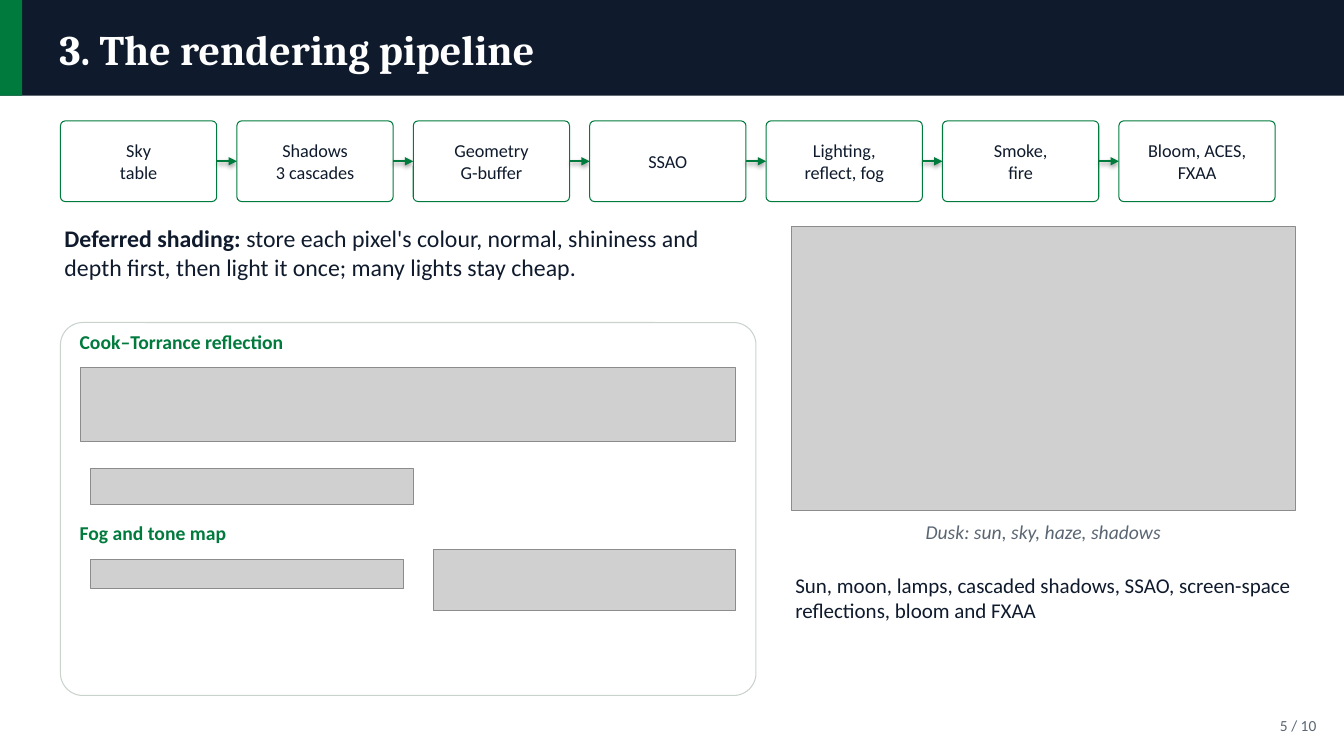
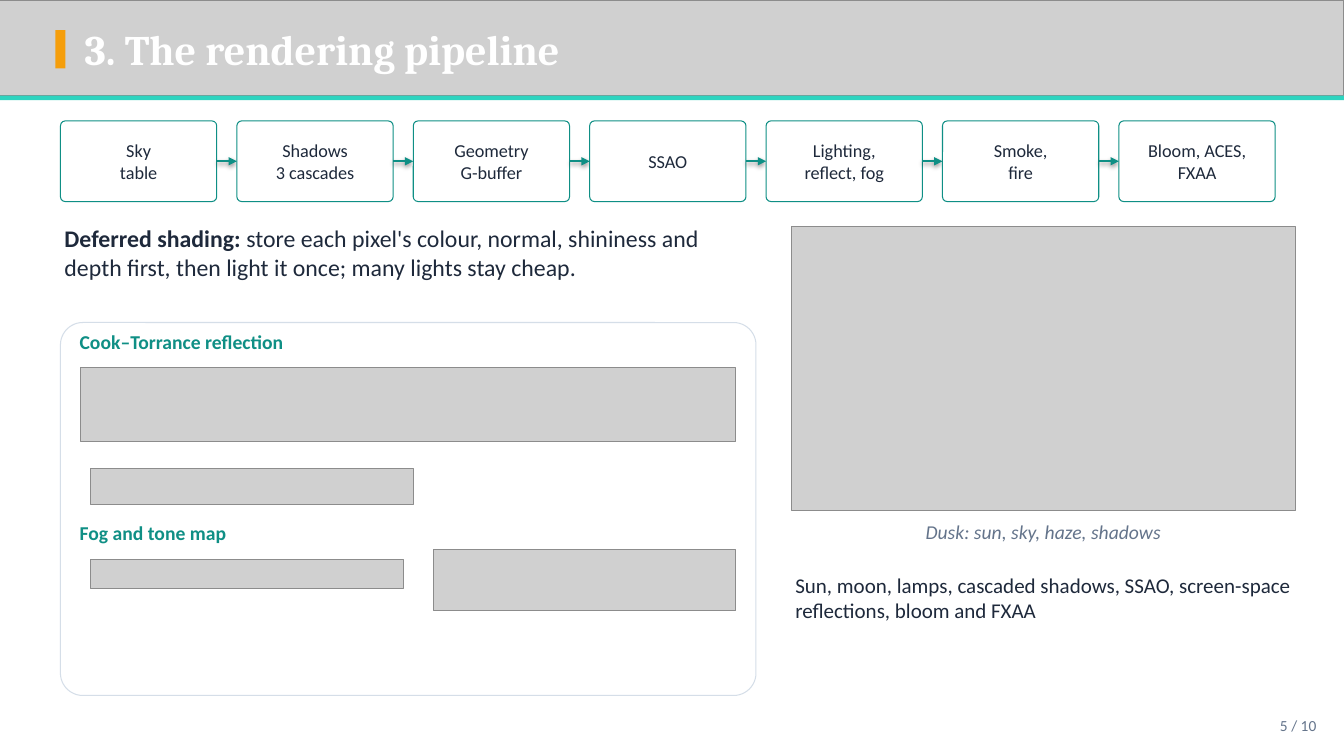
Before and after one commit to ShifatHasanGNS/Sentinel, a slide deck: slide 5 of Docs/Deliverables/Slides/Sentinel_Presentation.pptx. Drawn at 1344x756 pixels with LibreOffice and Linux fonts; fonts in the diff are those of the drawing; grey boxes stand for pictures; background and template pictures are left out. Boxes give left, top, right and bottom in pixels: in the first picture for what was removed or moved away, otherwise in the second. Text is boxed around its words. In the diff, an @@ line names an element or a change of style, - is before the commit and + after.

Commit message:
Slides: midnight-and-teal PPTX theme with procedurally generated backdrops

```diff
--- a/Docs/Deliverables/Slides/Sentinel_Presentation.pptx
+++ b/Docs/Deliverables/Slides/Sentinel_Presentation.pptx
@@ picture added at [0,0,1344,96] @@
@@ text "3. The rendering pipeline": place and size @@
-text "3. The rendering pipeline" at [59,35,534,75]
+text "3. The rendering pipeline" at [85,36,559,74]
@@ rectangle: place and size @@
-rectangle at [0,0,22,96]
+rectangle at [55,30,66,69]
@@ rectangle at [55,30,66,69]: fill #007A3D to #F59E0B @@
@@ rectangle: place and size @@
-rectangle at [0,0,1344,96]
+rectangle at [0,96,1344,100]
@@ rectangle at [0,96,1344,100]: fill #0F1B2D to #2DD4BF @@
@@ outline #007A3D 0.75 pt to #0F8F85 0.75 pt in 7 elements at [60,121,217,202], [237,121,393,202], [413,121,570,202], [590,121,746,202], [766,121,923,202], [943,121,1099,202], [1119,121,1275,202] @@
@@ arrow (217, 161) - (237, 161): stroke #007A3D 1.5 pt to #0F8F85 1.5 pt @@
@@ arrow (393, 161) - (413, 161): stroke #007A3D 1.5 pt to #0F8F85 1.5 pt @@
@@ arrow (570, 161) - (590, 161): stroke #007A3D 1.5 pt to #0F8F85 1.5 pt @@
@@ arrow (746, 161) - (766, 161): stroke #007A3D 1.5 pt to #0F8F85 1.5 pt @@
@@ arrow (923, 161) - (943, 161): stroke #007A3D 1.5 pt to #0F8F85 1.5 pt @@
@@ arrow (1099, 161) - (1119, 161): stroke #007A3D 1.5 pt to #0F8F85 1.5 pt @@
@@ rounded rectangle at [60,323,756,696]: outline #C9D3CC 0.75 pt to #D5DEE8 0.75 pt @@
@@ text "Cook–Torrance reflection" at [80,335,283,349]: text colour #007A3D to #0F8F85 @@
@@ text "Fog and tone map" at [80,526,226,544]: text colour #007A3D to #0F8F85 @@
@@ text "Dusk: sun, sky, haze, shadows" at [926,525,1161,542]: text colour #5A6673 to #64748B @@
@@ text colour #0F1B2D to #1E293B in 9 elements at [120,144,157,179], [276,144,354,179], [454,145,528,179], [648,156,687,168], [805,144,884,182], [994,144,1048,179], [1148,144,1246,179], [64,230,698,280], [795,578,1290,621] @@
@@ text "5 / 10" at [1280,721,1317,731]: text colour #5A6673 to #64748B @@
```
Also in this commit, not shown: 9 other slides changed, 6 other files.
